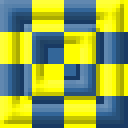
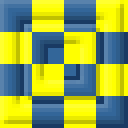
Before/after of a 128x128 layered artwork. What changed in the layer stack:
pixels changed over [0, 0, 124, 124] (layer not identified)
